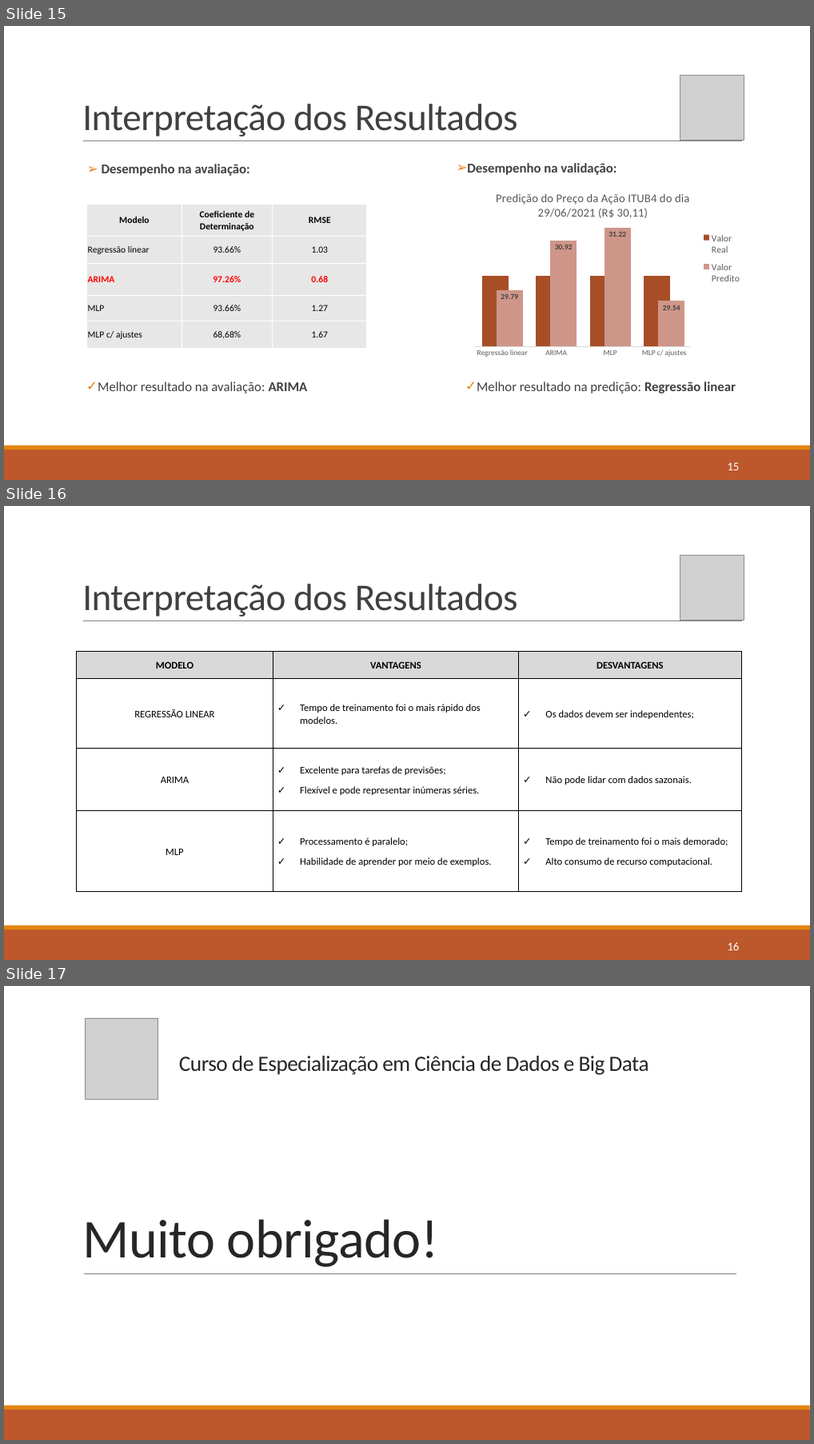
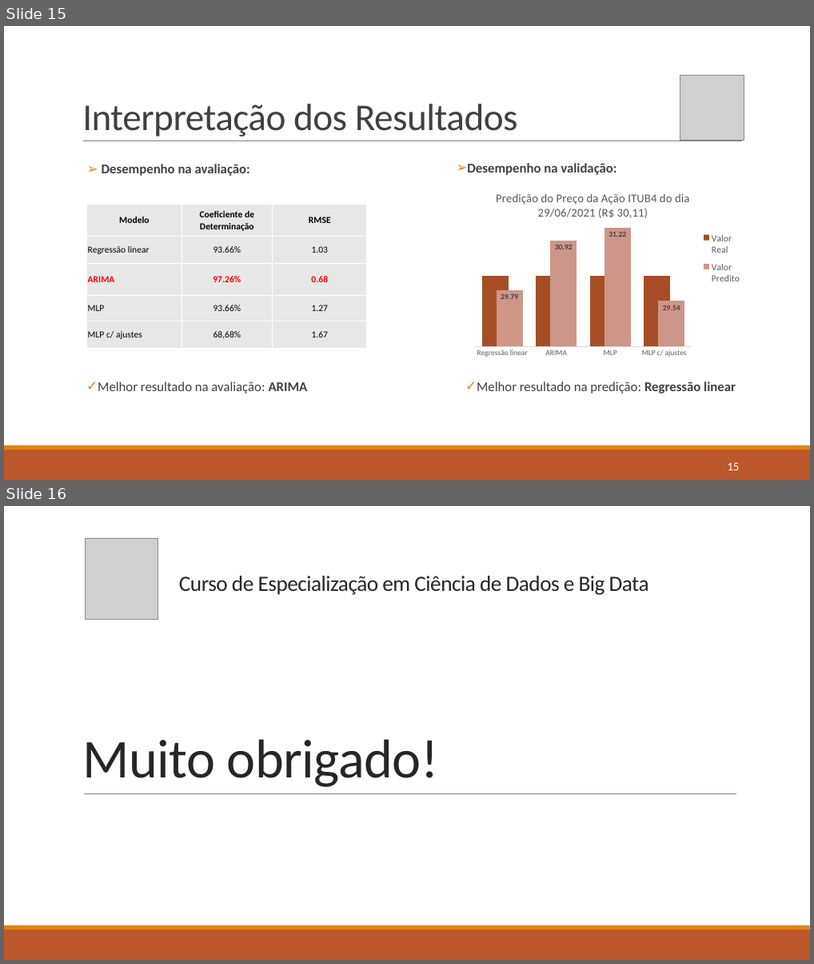
Before and after one commit to alisondhm/DataScience, a slide deck: TCC apresentação final banca - Alison Diego Harka Machado.pptx. Shown one above the other, each under a label of ours: slides 15, 16 and 17 before the commit, slides 15 and 16 after it. The pictures are 814x1444 and 814x964 pixels, drawn with LibreOffice and Linux fonts; fonts in the diff are those of the drawing; grey boxes stand for pictures. Boxes give left, top, right and bottom in pixels: in the first picture for what was removed or moved away, otherwise in the second. Text is boxed around its words. In the diff, an @@ line names an element or a change of style, - is before the commit and + after.

```diff
--- a/TCC apresentação final banca - Alison Diego Harka Machado.pptx
+++ b/TCC apresentação final banca - Alison Diego Harka Machado.pptx
@@ slide 16 removed at (4, 506, 810, 960), background #FFFFFF; not listed: 3 template elements that a slide beside it also shows @@
@@ picture removed at (681, 555, 745, 620) @@
@@ title removed at (82, 584, 518, 616) @@
-Interpretação dos Resultados
@@ table removed at (77, 651, 742, 892), 4 rows, 3 columns @@
-MODELO | VANTAGENS | DESVANTAGENS
-REGRESSÃO LINEAR | Tempo de treinamento foi o mais rápido dos modelos. | Os dados devem ser independentes;
-ARIMA | Excelente para tarefas de previsões; / Flexível e pode representar inúmeras séries. | Não pode lidar com dados sazonais.
-MLP | Processamento é paralelo; / Habilidade de aprender por meio de exemplos. | Tempo de treinamento foi o mais demorado; / Alto consumo de recurso computacional.
@@ page number removed at (728, 942, 740, 950) @@
-16
@@ what was slide 17 is now slide 16 @@
```
